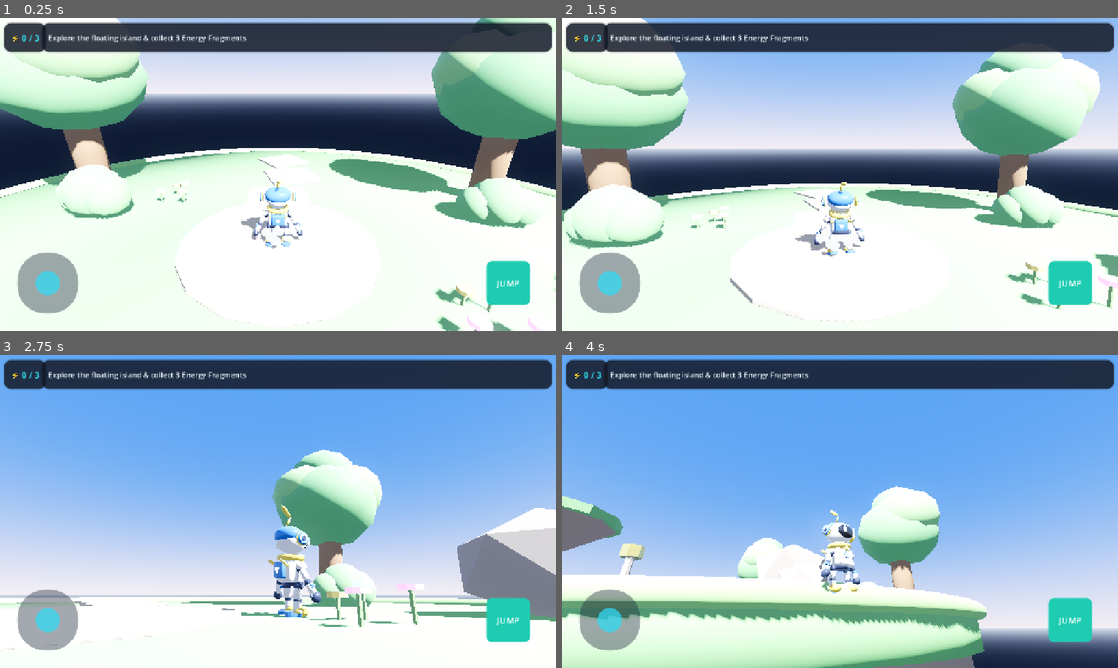
Above: before the commit, frames 1-4 (two rows, left to right).
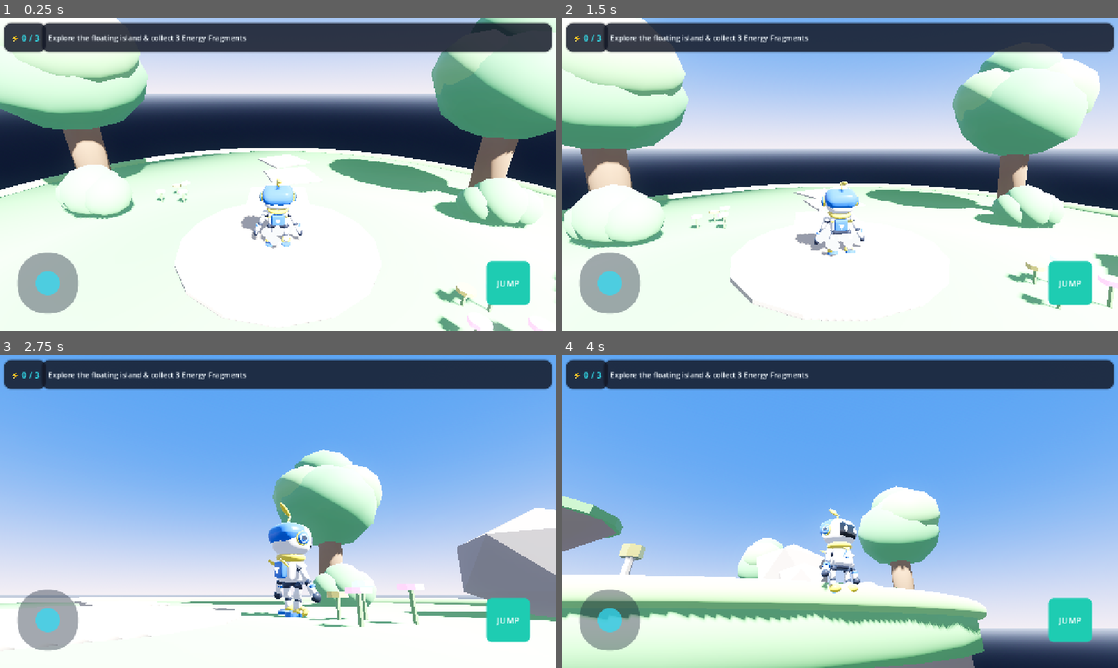
Above: after the commit, the same moments.

Repository: Cuong2000aa/tiny-planet
Game: Godot game, scene res://scenes/levels/awakening_island.tscn
The game is run twice, just before and just after one commit, with the same random seed, the same clock (stepped at 60 frames per second) and the same inputs.
Inputs (mouse positions are in pixels of both pictures, inside the frame that each line leads up to):
- Up to frame 1 (0.25 s): no input
- Up to frame 2 (1.5 s): click "JUMP" at 0.5 s; drag from (840, 174) to (895, 105) at 1.27 s
- Up to frame 3 (2.75 s): drag from (50, 621) to (250, 574) at 2.02 s
- Up to frame 4 (4 s): move the mouse to (895, 442) at 2.77 s; hold D (move_right) 2.78-3.5 s; tap E (interact) at 2.85 s; drag from (812, 574) to (673, 464) at 3.52 s

The runs differ from the first frame. In frame 1, 0.4% of the frame differs, in the area x 43-55%, y 51-73%; in frame 2, 0.5%; in frame 3, 0.7%, in the area x 38-58%, y 47-84%; in frame 4, 0.5%.

Commit message:
feat(character): substantially refine 3D character mesh quality, PBR materials, and geometry

Diff:
--- a/project.godot
+++ b/project.godot
@@ -73,3 +73,7 @@
 anti_aliasing/quality/msaa_3d=1
 textures/vram_compression/import_etc2_astc=true
 textures/vram_compression/import_s3tc_bptc=true
+
+[filesystem]
+
+import/blender/enabled=false
Binary file changed: assets/models/bot.glb
Binary file added: assets/models/character/bot.glb
Not shown, added: assets/models/character/bot.glb.import
Binary file changed: assets/models/characters/bot.glb
Not shown, changed: assets/blender/source/bot.blend
Not shown, changed: assets/blender/source/bot_character.blend
Not shown, added: assets/models/character/bot.blend
Not shown, changed: assets/models/source/bot.blend
Not shown, changed: docs/CHANGELOG.md
Not shown, changed: docs/handoffs/LATEST_HANDOFF.md
Not shown, changed: web-build/index.pck
